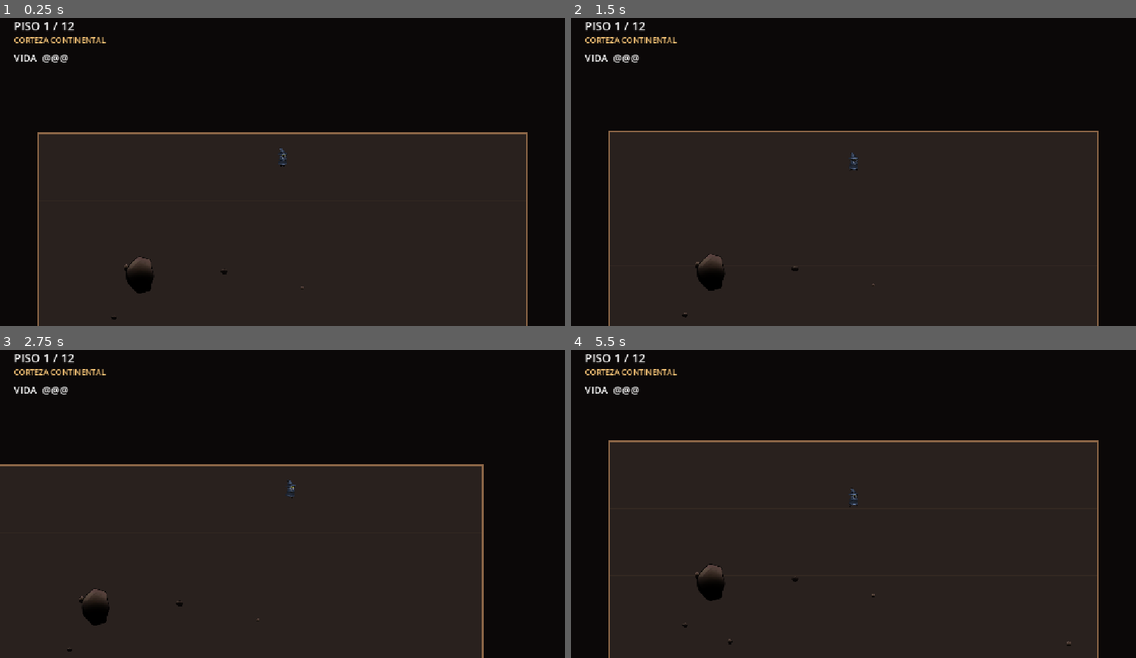
Above: before the commit, frames 1-4 (two rows, left to right).
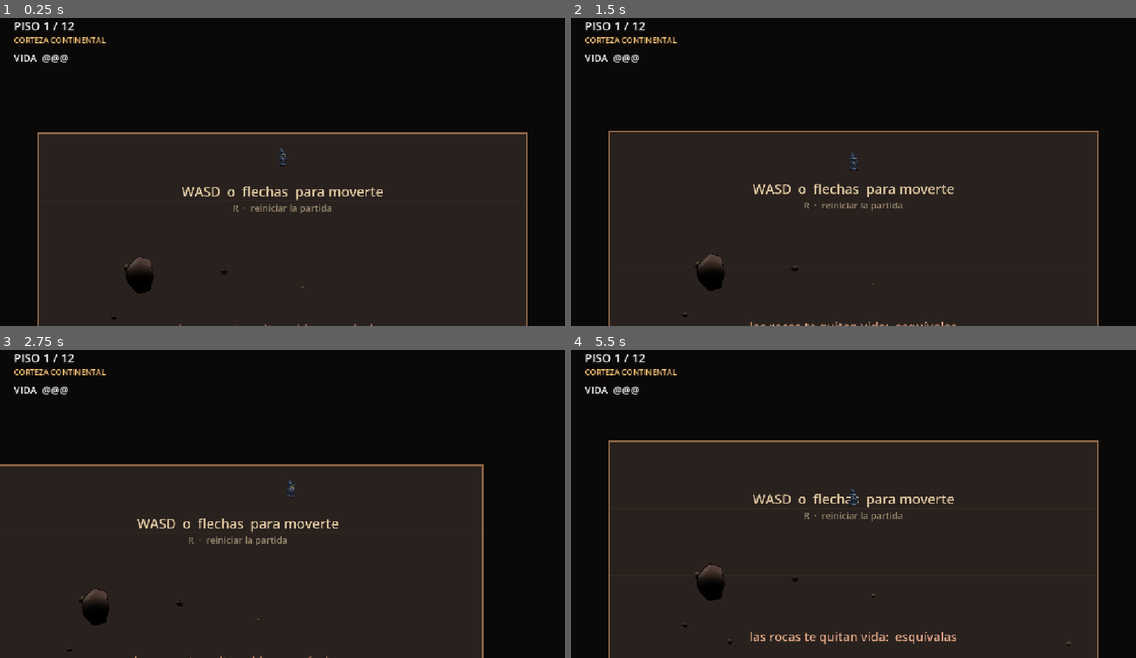
Above: after the commit, the same moments.

Repository: MatiasRodrigo0502/Vacio
Game: Godot game, scene res://scenes/Principal.tscn
The game is run twice, just before and just after one commit, with the same random seed, the same clock (stepped at 60 frames per second) and the same inputs.
Inputs:
- Up to frame 1 (0.25 s): no input
- Up to frame 2 (1.5 s): tap Enter at 0.5 s; hold D (mover_derecha) 0.53-1.28 s; hold R (reiniciar_partida) 0.53-1.28 s; hold S (mover_abajo) from 1.28 s (still down); tap R (reiniciar_partida) at 1.35 s
- Up to frame 3 (2.75 s): release S (mover_abajo) at 2.03 s; hold D (mover_derecha) from 2.03 s (still down); hold R (reiniciar_partida) from 2.03 s (still down)
- Up to frame 4 (5.5 s): release D (mover_derecha) at 2.78 s; release R (reiniciar_partida) at 2.78 s; hold W (mover_arriba) 2.78-3.53 s; tap R (reiniciar_partida) at 2.85, 4.35 s; hold R (reiniciar_partida) 3.53-4.28 s; hold A (mover_izquierda) 3.53-5.03 s; hold S (mover_abajo) from 5.03 s (still down); hold R (reiniciar_partida) from 5.03 s (still down)

The runs differ from the first frame. In frame 1, 0.7% of the frame differs, in the area x 31-68%, y 54-100%; in frame 2, 0.8%; in frame 3, 0.6%; in frame 4, 1.0%, in the area x 31-69%, y 46-96%.

Commit message:
El piso 1 explica los controles con carteles sobre el suelo
El primer piso ya hacia de escuela, ahora ademas ensena a jugar.

- Tutorial.tscn con cuatro carteles: mover, reiniciar, esquivar y salir.
  Los textos y tamanos estan en la escena, no en el codigo, para poder
  reescribirlos desde el editor.
- Van pintados en el mundo y no en el HUD. Asi cada aviso esta donde hace
  falta (el de moverse en la entrada, el de la salida junto al circulo) y
  el problema de "cuando los quito" se resuelve solo: al bajar de piso el
  jugador los deja atras. Cero temporizadores.
- DatosPiso gana mostrar_tutorial, activado solo en el .tres del piso 1.
  Es un interruptor por piso y no un "if numero_piso == 1" escondido en
  el codigo: si manana hay que recordar algo en el piso 6, se marca su
  .tres y ya esta.

Verificado en headless: el piso 1 instancia los cuatro carteles en su
sitio y los pisos 2 y 3 no instancian ninguno. Acentos correctos en
pantalla.

Co-Authored-By: Claude Opus 5 <noreply@anthropic.com>

Diff:
--- a/resources/pisos/piso_01_corteza_continental.tres
+++ b/resources/pisos/piso_01_corteza_continental.tres
@@ -10,5 +10,6 @@
 radio_vision = 520.0
 es_nivel_final = false
 alto_area = 1800.0
+mostrar_tutorial = true
 familia_obstaculos = "roca"
 cantidad_obstaculos = 4
--- /dev/null
+++ b/scenes/Tutorial.tscn
@@ -0,0 +1,42 @@
+[gd_scene load_steps=2 format=3]
+
+[ext_resource type="Script" path="res://scripts/tutorial.gd" id="1_tutorial"]
+
+[node name="Tutorial" type="Node2D"]
+script = ExtResource("1_tutorial")
+
+[node name="Mover" type="Label" parent="."]
+modulate = Color(1, 0.898039, 0.717647, 0.85)
+offset_right = 1000.0
+offset_bottom = 58.0
+theme_override_font_sizes/font_size = 44
+text = "WASD  o  flechas  para moverte"
+horizontal_alignment = 1
+vertical_alignment = 1
+
+[node name="Reiniciar" type="Label" parent="."]
+modulate = Color(1, 0.898039, 0.717647, 0.5)
+offset_right = 1000.0
+offset_bottom = 42.0
+theme_override_font_sizes/font_size = 30
+text = "R  ·  reiniciar la partida"
+horizontal_alignment = 1
+vertical_alignment = 1
+
+[node name="Esquivar" type="Label" parent="."]
+modulate = Color(1, 0.741176, 0.588235, 0.85)
+offset_right = 1200.0
+offset_bottom = 58.0
+theme_override_font_sizes/font_size = 40
+text = "las rocas te quitan vida:  esquívalas"
+horizontal_alignment = 1
+vertical_alignment = 1
+
+[node name="Bajar" type="Label" parent="."]
+modulate = Color(1, 0.898039, 0.717647, 0.85)
+offset_right = 1200.0
+offset_bottom = 58.0
+theme_override_font_sizes/font_size = 40
+text = "entra en el círculo para bajar al piso 2"
+horizontal_alignment = 1
+vertical_alignment = 1
--- a/scripts/datos_piso.gd
+++ b/scripts/datos_piso.gd
@@ -44,6 +44,11 @@
 ## personalidad a una capa sin tocar nada mas.
 @export_enum("roca", "piedra", "bloque", "grupo") var familia_obstaculos: String = "roca"
 
+## Pinta los carteles de controles sobre el suelo. Solo el piso 1 los lleva,
+## pero es un interruptor por piso y no un "if numero_piso == 1" escondido en el
+## codigo: si manana se quiere recordar algo en el piso 6, se marca su .tres.
+@export var mostrar_tutorial: bool = false
+
 ## Catalogo de texturas alternativo. Si se deja vacio se usa el de la cueva.
 ## Existe para que en el futuro se pueda meter un pack de arte distinto en los
 ## pisos profundos (lava, cristal...) sin tocar una linea de codigo.
--- a/scripts/piso.gd
+++ b/scripts/piso.gd
@@ -29,6 +29,9 @@
 ## Catalogo de rocas por defecto. Cada piso puede sobreescribirlo desde su .tres.
 const CATALOGO_POR_DEFECTO := preload("res://assets/obstaculos/catalogo_cueva.tres")
 
+## Carteles de controles. Solo se instancian en los pisos que lo pidan.
+const ESCENA_TUTORIAL := preload("res://scenes/Tutorial.tscn")
+
 var datos: DatosPiso = null
 var numero_piso: int = 1
 
@@ -60,6 +63,7 @@
 	_construir_muros()
 	_colocar_salida()
 	_colocar_obstaculos()
+	_colocar_tutorial()
 
 	# Las mecanicas se aplican al final, cuando el piso ya existe: asi pueden
 	# anadir o modificar lo que haga falta. El piso no sabe que hace cada una.
@@ -243,6 +247,20 @@
 		_decoracion.add_child(piedra)
 
 
+## Pinta los carteles de controles si este piso los pide desde su .tres.
+func _colocar_tutorial() -> void:
+	if datos == null or not datos.mostrar_tutorial:
+		return
+	var tutorial: Tutorial = ESCENA_TUTORIAL.instantiate()
+	# add_child antes de colocar(): los @onready del tutorial tienen que estar
+	# resueltos, y los Label necesitan estar en el arbol para saber su tamano.
+	add_child(tutorial)
+	tutorial.colocar(
+		Vector2(0.0, -_alto() * 0.5 + MARGEN_ENTRADA),
+		Vector2(0.0, _alto() * 0.5 - MARGEN_SALIDA),
+		_alto())
+
+
 func _al_entrar_en_salida(cuerpo: Node2D) -> void:
 	# La salida solo cuenta una vez: sin esta guarda, dos frames dentro del area
 	# emitirian dos avances de piso seguidos.
--- /dev/null
+++ b/scripts/tutorial.gd
@@ -0,0 +1,34 @@
+## Carteles de tutorial pintados sobre el suelo del primer piso.
+##
+## POR QUE EN EL MUNDO Y NO EN EL HUD:
+## un HUD tapa el juego y hay que decidir cuando quitarlo. Sobre el suelo, cada
+## aviso esta donde hace falta (el de moverse en la entrada, el de la salida
+## junto al circulo) y se resuelve solo: al bajar de piso el jugador los deja
+## atras y no vuelven a aparecer. Cero logica de temporizadores.
+##
+## Los textos y los tamanos estan en Tutorial.tscn, no aqui: se pueden reescribir
+## desde el editor sin tocar codigo. Este script solo los coloca, porque las
+## posiciones dependen del tamano del piso, que sale del .tres.
+class_name Tutorial
+extends Node2D
+
+@onready var _mover: Label = $Mover
+@onready var _esquivar: Label = $Esquivar
+@onready var _bajar: Label = $Bajar
+@onready var _reiniciar: Label = $Reiniciar
+
+
+## Reparte los carteles por el piso. La llama Piso al construirse.
+func colocar(punto_entrada: Vector2, punto_salida: Vector2, alto_piso: float) -> void:
+	_centrar(_mover, punto_entrada + Vector2(0.0, 78.0))
+	_centrar(_reiniciar, punto_entrada + Vector2(0.0, 132.0))
+	# A media altura entre la entrada y la salida: el jugador lo lee cuando ya
+	# se esta moviendo, justo antes de encontrarse las primeras rocas.
+	_centrar(_esquivar, Vector2(0.0, -alto_piso * 0.5 + 640.0))
+	_centrar(_bajar, punto_salida - Vector2(0.0, 130.0))
+
+
+## Un Label coloca su esquina superior izquierda en position, asi que hay que
+## restarle medio tamano para centrarlo de verdad en el punto pedido.
+func _centrar(etiqueta: Label, punto: Vector2) -> void:
+	etiqueta.position = punto - etiqueta.size * 0.5
Not shown, added: prueba_temporal.gd.uid
Not shown, added: scripts/tutorial.gd.uid
Not shown, changed: README.md
Not shown, changed: resources/pisos/README.md
